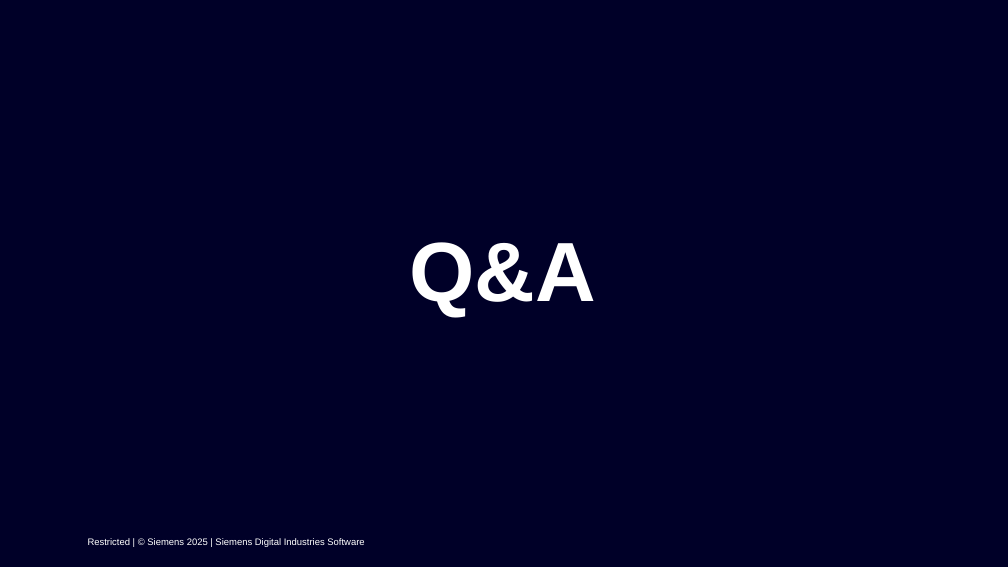
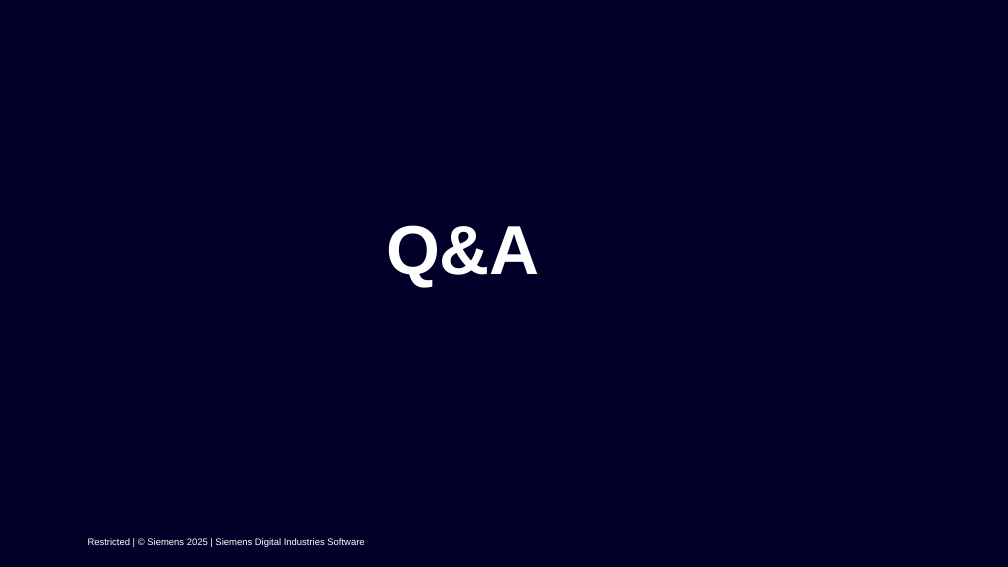
Before and after one commit to ashutoshkorde4/presentation, a slide deck: slide 13 of LCS_FY25 Internship Demo.pptx. Drawn at 1008x567 pixels with LibreOffice and Linux fonts; fonts in the diff are those of the drawing; background and template pictures are left out. Boxes give left, top, right and bottom in pixels: in the first picture for what was removed or moved away, otherwise in the second. Text is boxed around its words. In the diff, an @@ line names an element or a change of style, - is before the commit and + after.

```diff
--- a/LCS_FY25 Internship Demo.pptx
+++ b/LCS_FY25 Internship Demo.pptx
@@ title "Q&A": place and size @@
-title "Q&A" at <box>409,242,596,317</box>
+title "Q&A" at <box>386,225,540,286</box>
@@ title "Q&A" at <box>386,225,540,286</box>: size 80 to 66 pt @@
```
Also in this commit, not shown: 7 other slides changed.
